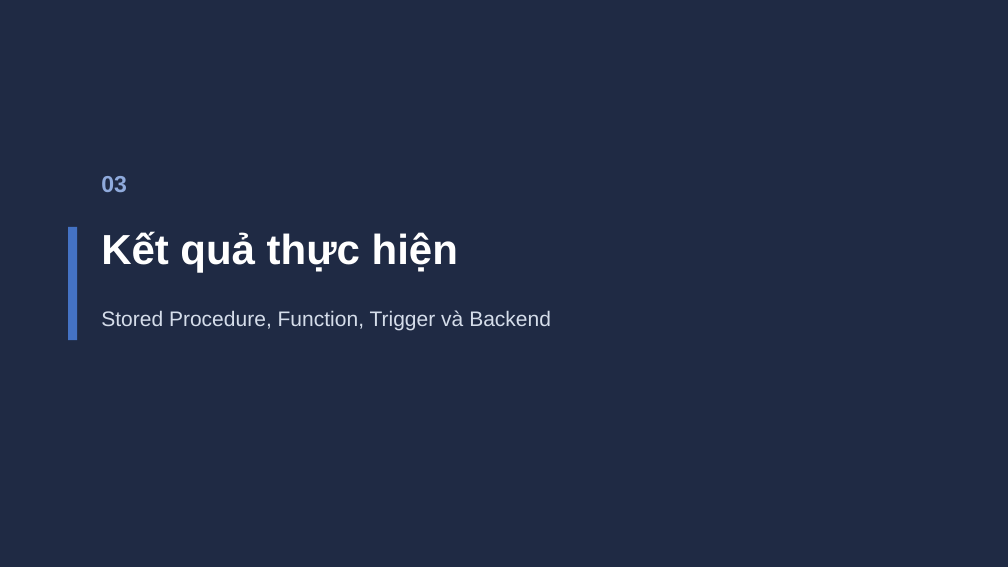
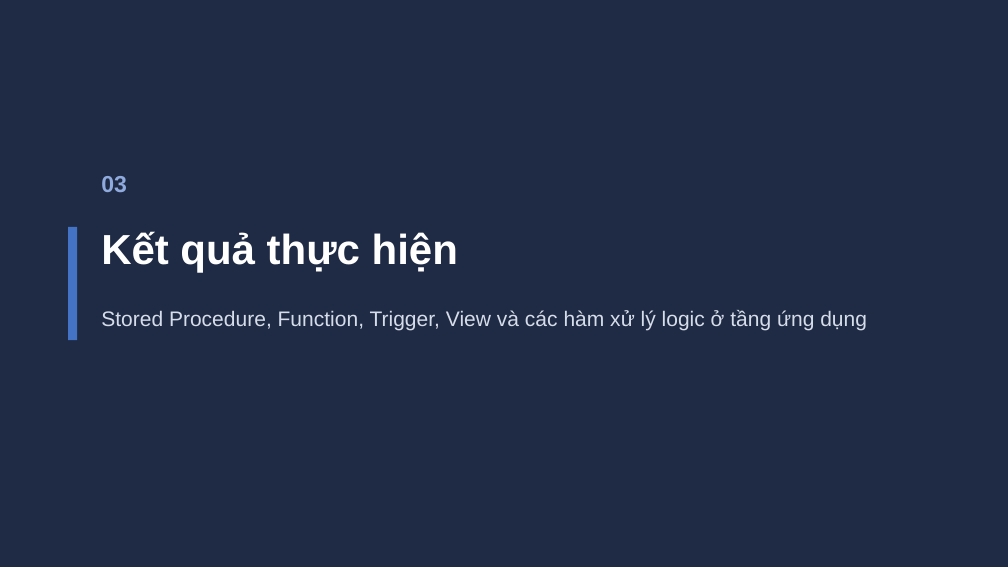
Before and after one commit to thinhtran0823-cyber/QTDL_quanlynhathuoc, a slide deck: slide 15 of BaoCao_HeThongThuoc (1).pptx (slide 16 before the commit). Drawn at 1008x567 pixels with LibreOffice and Linux fonts; fonts in the diff are those of the drawing. Boxes give left, top, right and bottom in pixels: in the first picture for what was removed or moved away, otherwise in the second. Text is boxed around its words. In the diff, an @@ line names an element or a change of style, - is before the commit and + after.

```diff
--- a/BaoCao_HeThongThuoc (1).pptx
+++ b/BaoCao_HeThongThuoc (1).pptx
@@ text at [101,310,867,330]: text changed @@
-Stored Procedure, Function, Trigger và Backend
+Stored Procedure, Function, Trigger, View và các hàm xử lý logic ở tầng ứng dụng
```
Also in this commit, not shown: 13 other slides changed, 9 slides added, 7 other files.
